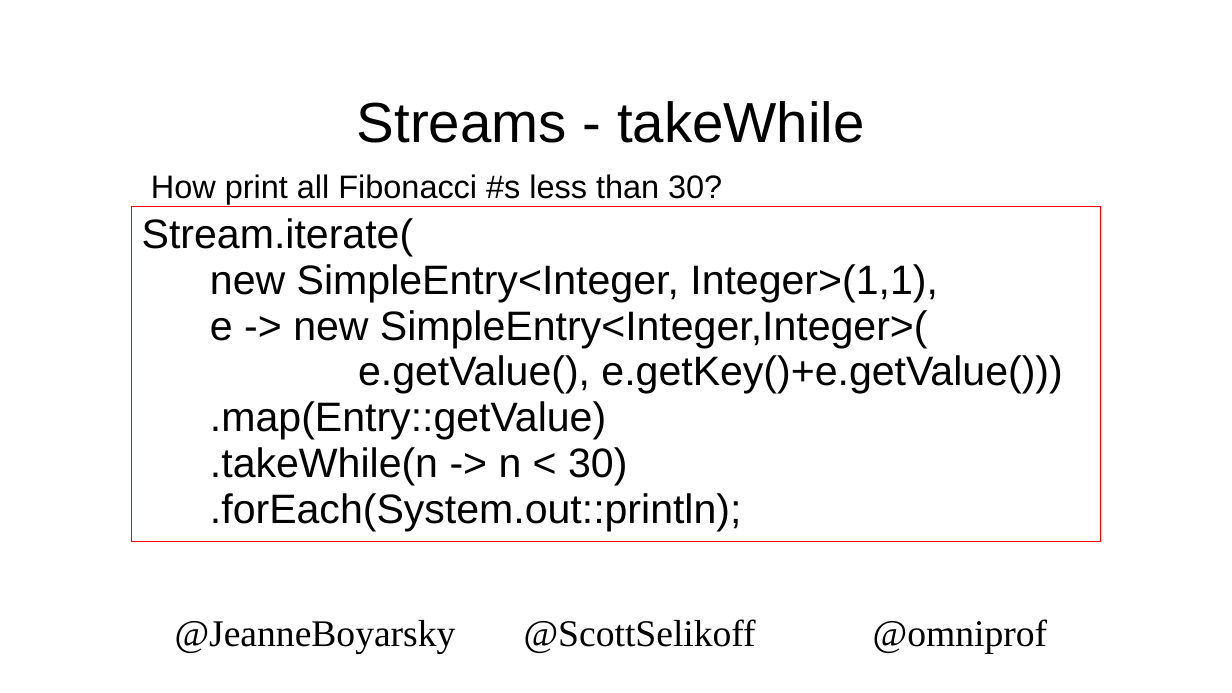
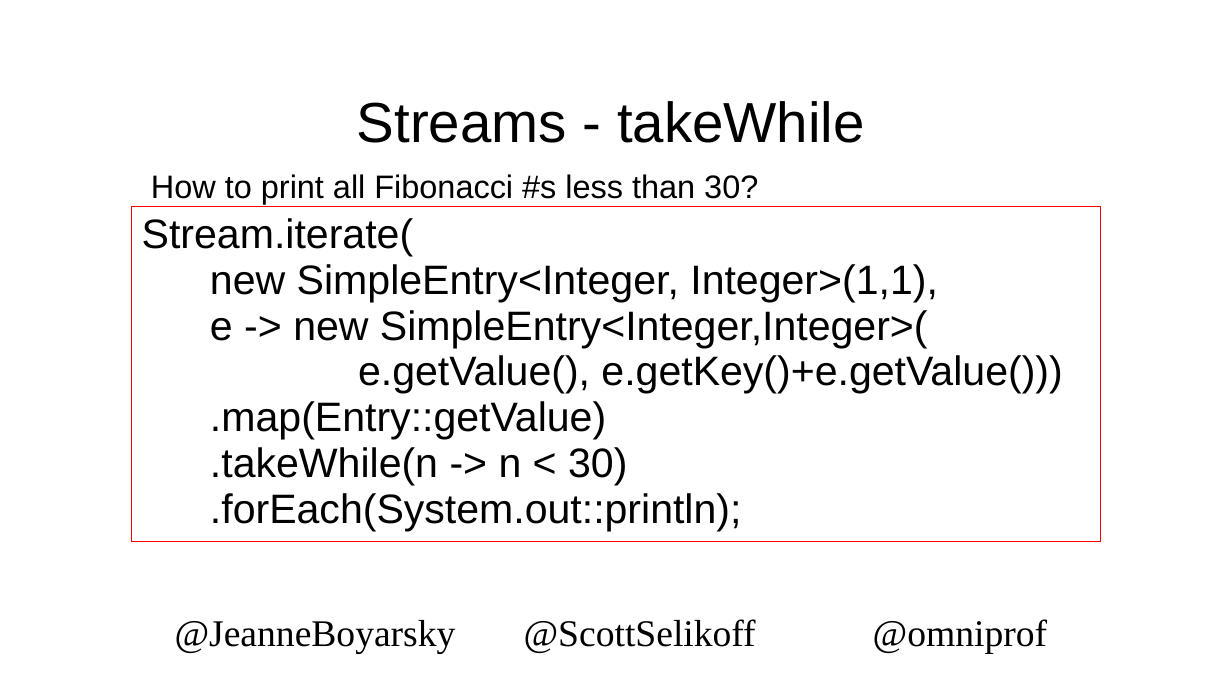
Before and after one commit to boyarsky/2019-oraclecodeone-cert-hol, a slide deck: slide 55 of 2019-OracleCodeOne-HOL.pptx. Drawn at 1232x693 pixels with LibreOffice and Linux fonts; fonts in the diff are those of the drawing; background and template pictures are left out. Boxes give left, top, right and bottom in pixels: in the first picture for what was removed or moved away, otherwise in the second. Text is boxed around its words. In the diff, an @@ line names an element or a change of style, - is before the commit and + after.

```diff
--- a/2019-OracleCodeOne-HOL.pptx
+++ b/2019-OracleCodeOne-HOL.pptx
@@ text at (151,174,758,204): text changed @@
-How print all Fibonacci #s less than 30?
+How to print all Fibonacci #s less than 30?
```
Also in this commit, not shown: 5 other slides changed.
